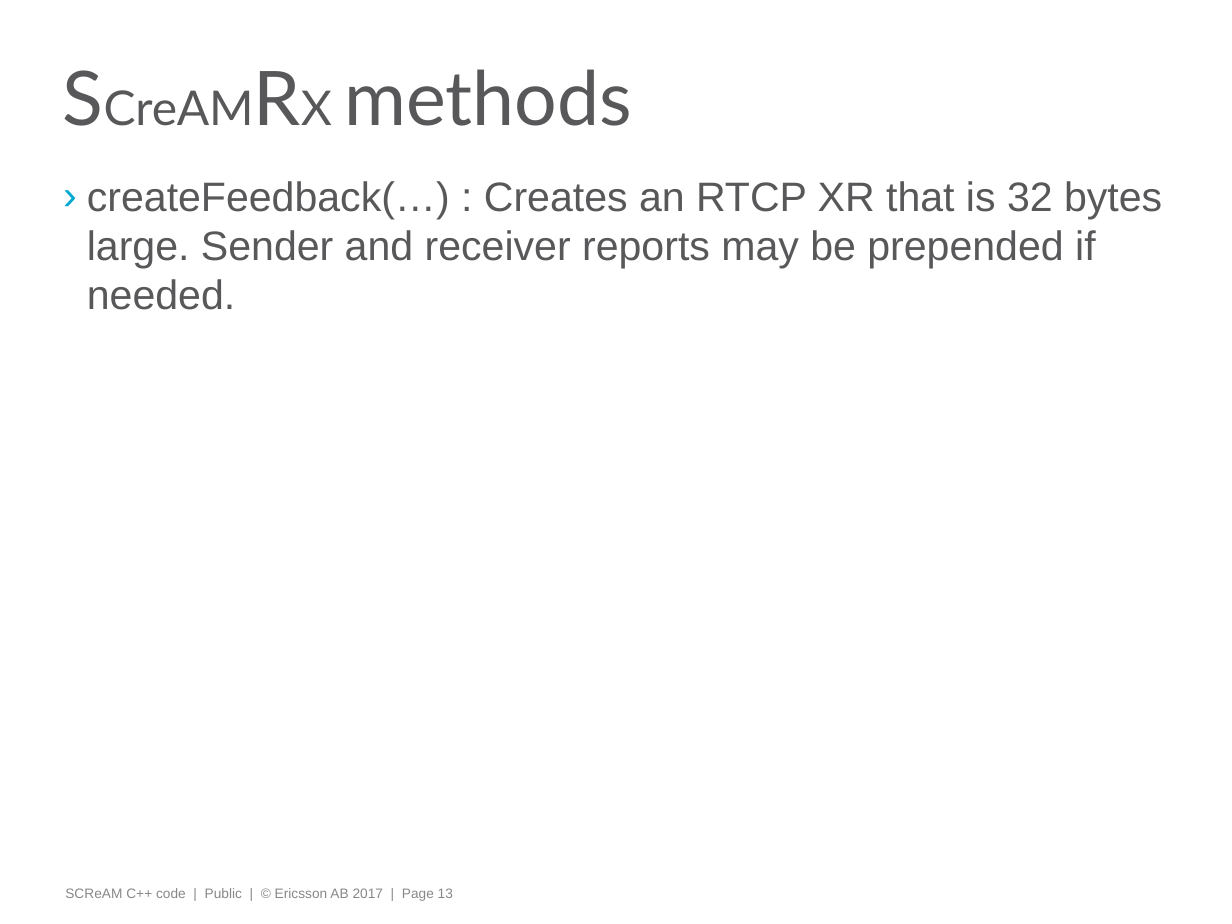
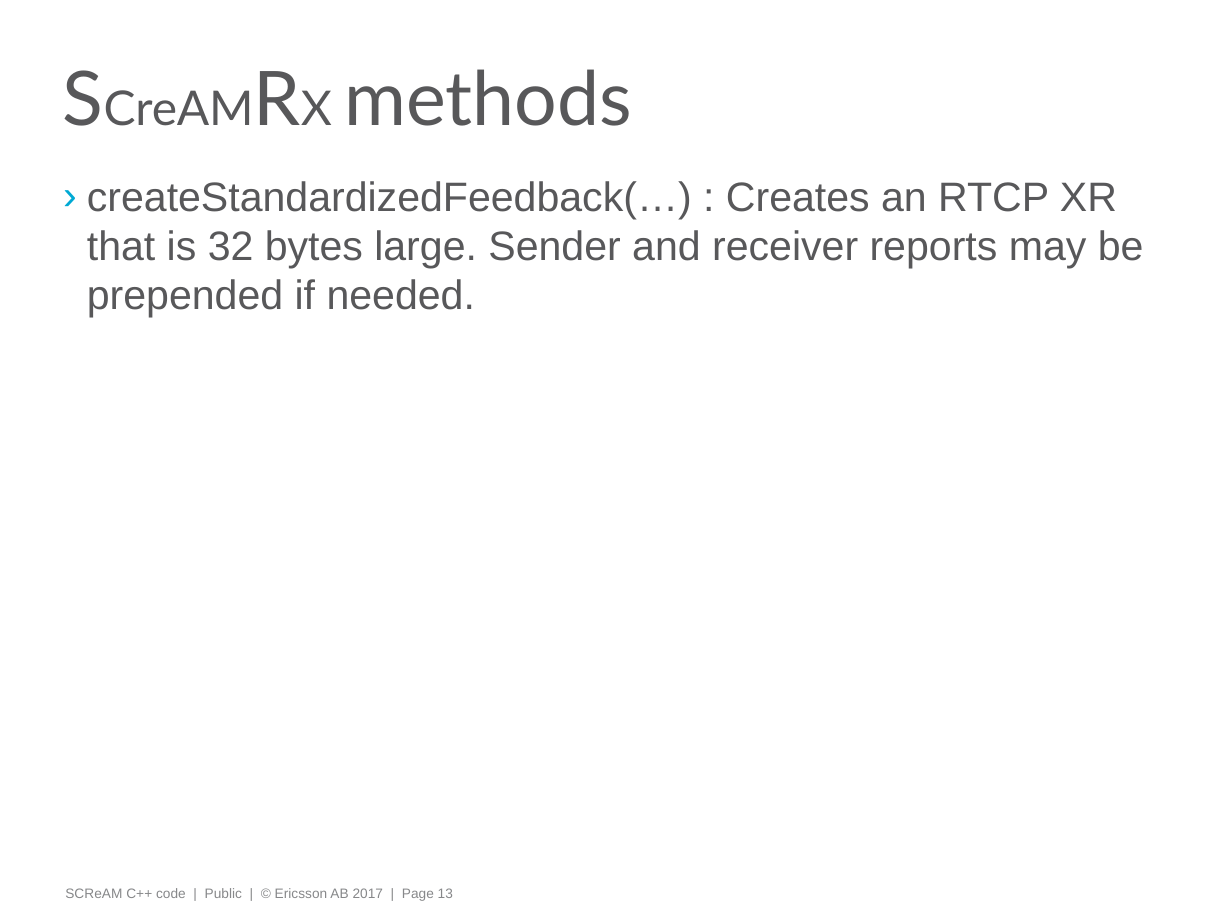
Before and after one commit to EricssonResearch/scream, a slide deck: slide 13 of SCReAM-description.pptx. Drawn at 1232x924 pixels with LibreOffice and Linux fonts; fonts in the diff are those of the drawing. Boxes give left, top, right and bottom in pixels: in the first picture for what was removed or moved away, otherwise in the second. Text is boxed around its words. In the diff, an @@ line names an element or a change of style, - is before the commit and + after.

```diff
--- a/SCReAM-description.pptx
+++ b/SCReAM-description.pptx
@@ text at box(87, 181, 1144, 318): text changed @@
-› createFeedback(…) : Creates an RTCP XR that is 32 bytes large. Sender and receiver reports may be prepended if needed.
+› createStandardizedFeedback(…) : Creates an RTCP XR that is 32 bytes large. Sender and receiver reports may be prepended if needed.
```
Also in this commit, not shown: 4 other slides changed, 1 other file.
